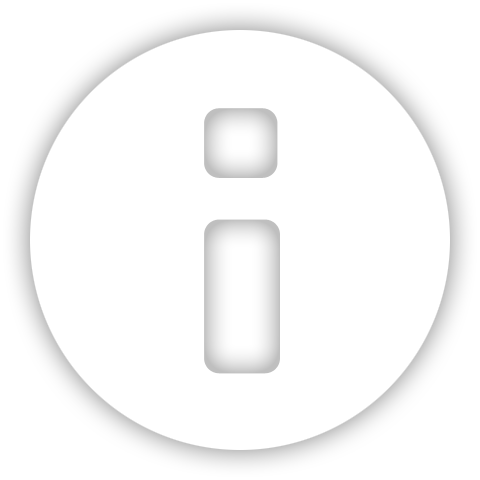
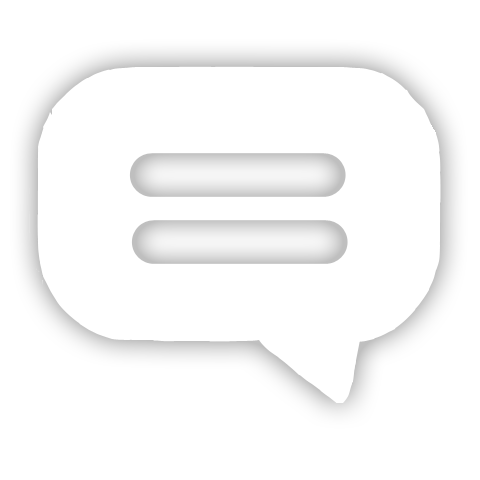
Layers edited between the first and the second (480, 480) image:
painted on "Selected #ffffff" over (x1=29, y1=30, x2=450, y2=450)
